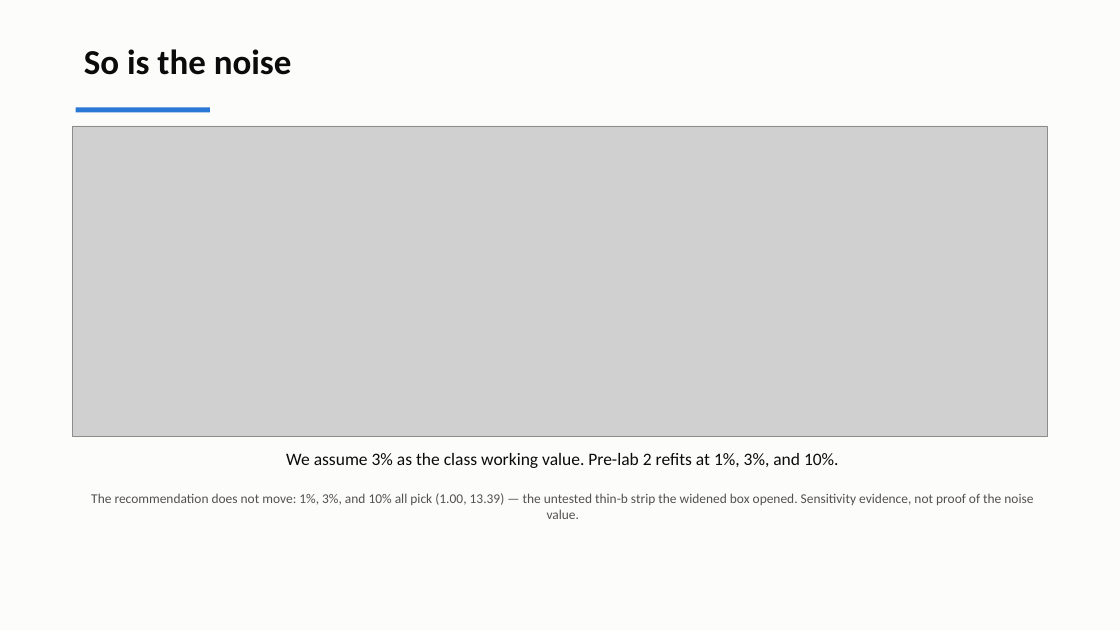
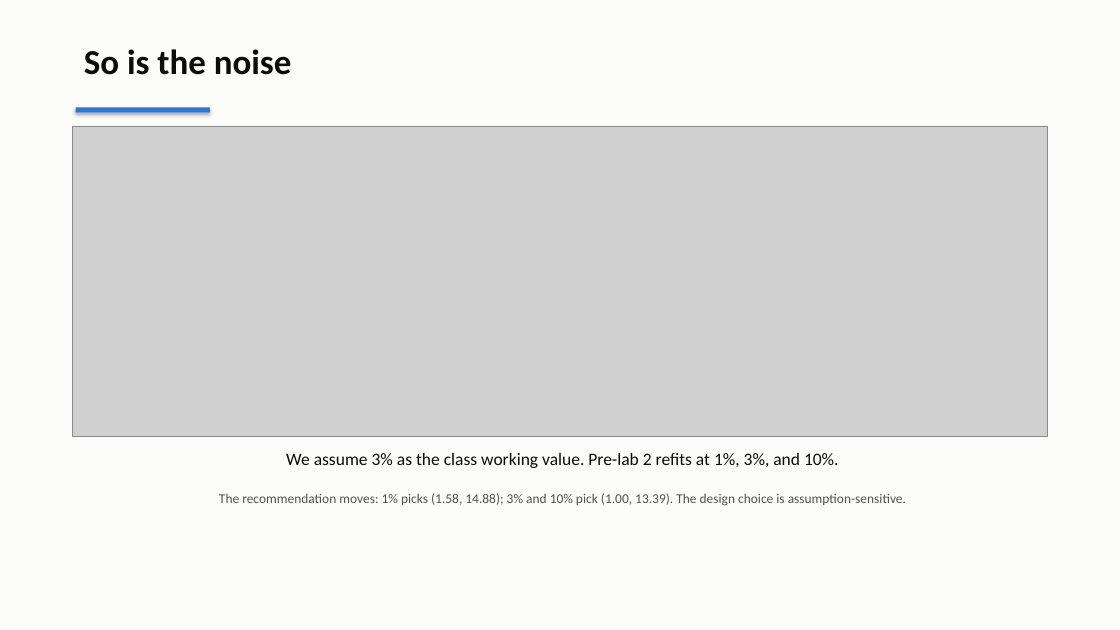
Before and after one commit to andrewvoss8-boop/core-me-data-science-activities-public, a slide deck: slide 12 of me323/Module1_drafts/ME323_Module1_Lecture2.pptx. Drawn at 1120x630 pixels with LibreOffice and Linux fonts; fonts in the diff are those of the drawing; grey boxes stand for pictures. Boxes give left, top, right and bottom in pixels: in the first picture for what was removed or moved away, otherwise in the second. Text is boxed around its words. In the diff, an @@ line names an element or a change of style, - is before the commit and + after.

```diff
--- a/me323/Module1_drafts/ME323_Module1_Lecture2.pptx
+++ b/me323/Module1_drafts/ME323_Module1_Lecture2.pptx
@@ rectangle at (x1=76, y1=108, x2=210, y2=113): shadow on @@
@@ text at (x1=219, y1=493, x2=906, y2=506): text changed @@
-The recommendation does not move: 1%, 3%, and 10% all pick (1.00, 13.39) — the untested thin-b strip the widened box opened. Sensitivity evidence, not proof of the noise value.
+The recommendation moves: 1% picks (1.58, 14.88); 3% and 10% pick (1.00, 13.39). The design choice is assumption-sensitive.
```
Also in this commit, not shown: 21 other slides changed, 18 other files.
